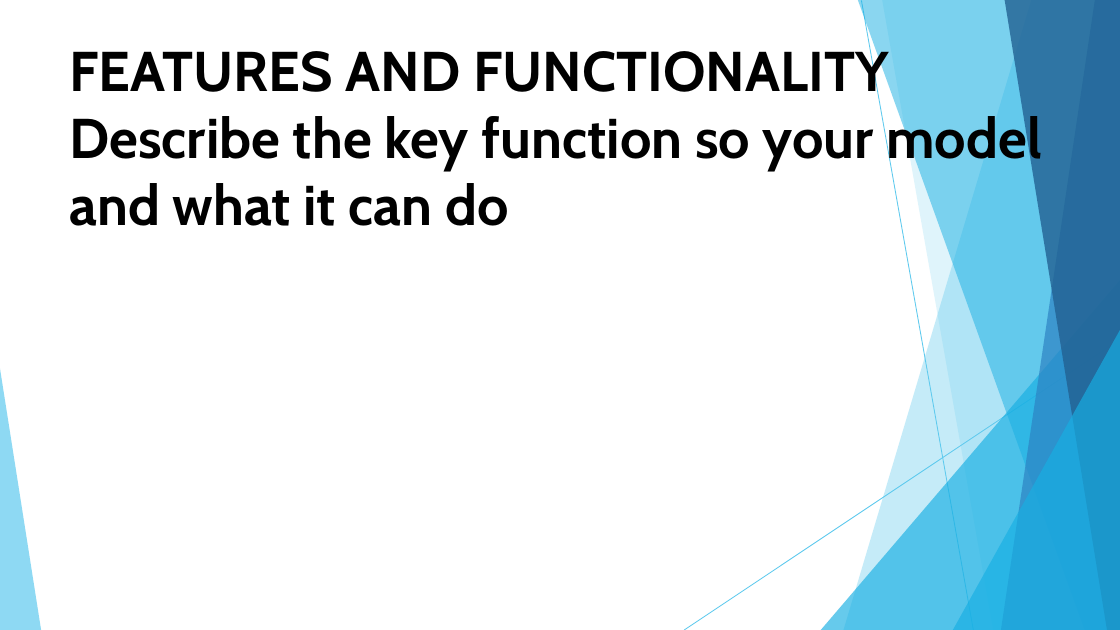
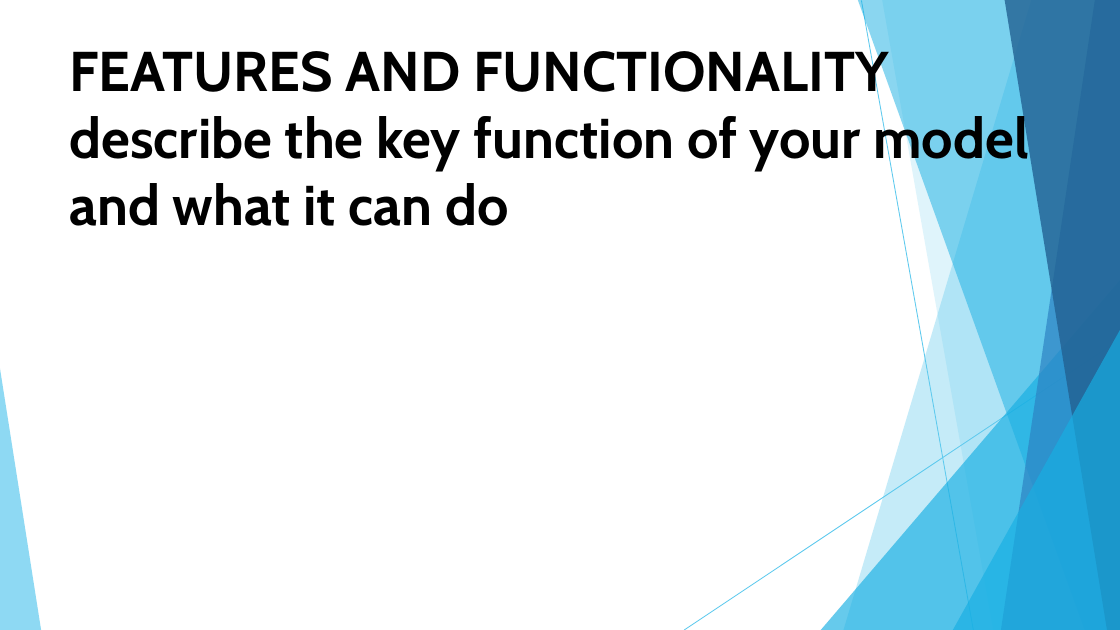
Before and after one commit to sudhaelangovan1712-alt/My-first, a slide deck: slide 9 of PPT FWD TNSDC 2025.pptx. Drawn at 1120x630 pixels with LibreOffice and Linux fonts; fonts in the diff are those of the drawing. Boxes give left, top, right and bottom in pixels: in the first picture for what was removed or moved away, otherwise in the second. Text is boxed around its words. In the diff, an @@ line names an element or a change of style, - is before the commit and + after.

```diff
--- a/PPT FWD TNSDC 2025.pptx
+++ b/PPT FWD TNSDC 2025.pptx
@@ title at (x1=69, y1=43, x2=1028, y2=226): text changed @@
-FEATURES AND FUNCTIONALITY
-Describe the key function so your model and what it can do
+FEATURES AND FUNCTIONALITY
+describe the key function of your model and what it can do
```
Also in this commit, not shown: 7 other slides changed.
